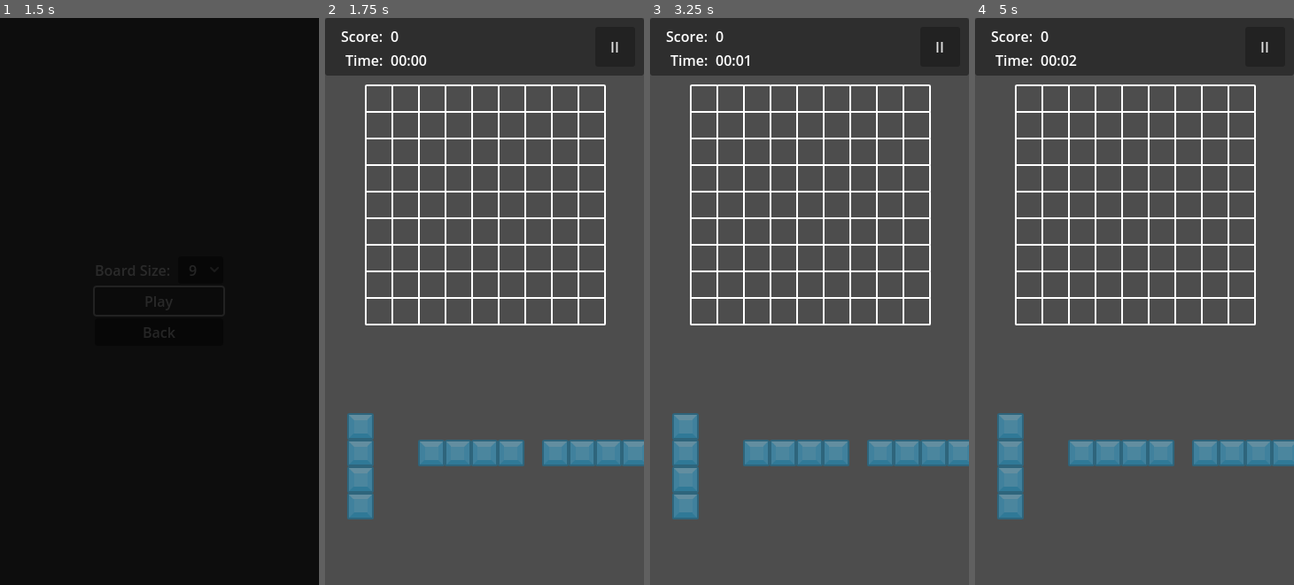
Above: before the commit, frames 1-4 (left to right).
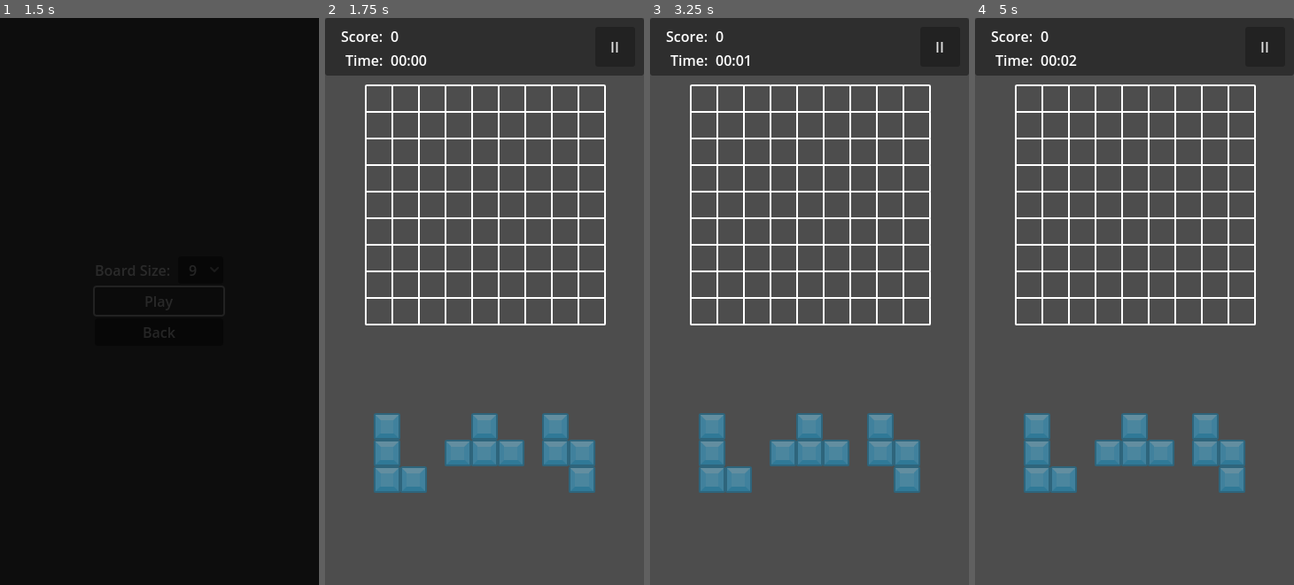
Above: after the commit, the same moments.

Repository: Ozymandias1/blockgame
Game: Godot game, scene res://Scenes/00_RootScene.tscn
The game is run twice, just before and just after one commit, with the same random seed, the same clock (stepped at 60 frames per second) and the same inputs.
Inputs:
- Up to frame 1 (1.5 s): click "Start Game" at 0.5 s; click "Play" at 1.25 s
- Up to frame 2 (1.75 s): no input
- Up to frame 3 (3.25 s): click "II" at 2 s; click "Resume" at 2.75 s
- Up to frame 4 (5 s): click "II" at 3.5 s; click "Resume" at 4.25 s

Frame 1 is identical in both runs. In frame 2, 5.4% of the frame differs, in the area x 6-100%, y 69-89%; in frame 3, 5.4%; in frame 4, 5.4%.

Commit message:
테스트용 코드 제거

Diff:
--- a/Scripts/GamePlay.gd
+++ b/Scripts/GamePlay.gd
@@ -130,9 +130,9 @@
 		placable_block_area.remove_child(item)
 		item.queue_free()
 	# 새 배치용 블럭 생성
-	var test = [placable_blocks[placable_blocks.size()-1], placable_blocks[placable_blocks.size()-2]]
+	# var test = [placable_blocks[placable_blocks.size()-1], placable_blocks[placable_blocks.size()-2]]
 	for i in range(3):
-		var new_block_source = test.pick_random()#placable_blocks.pick_random()
+		var new_block_source = placable_blocks.pick_random()
 		var new_block = new_block_source.instantiate()
 		new_block.gui_input.connect(_on_placable_block_gui_input.bind(new_block))
 		placable_block_area.add_child(new_block)
